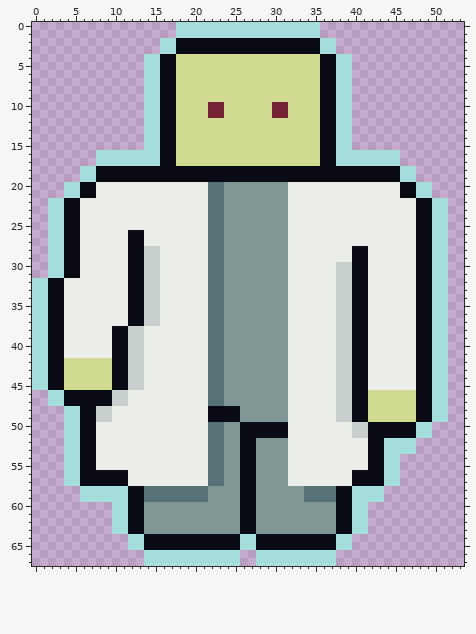
Sprite sheet: core/assets/images/included/enemies/boss0/runS1.png. Above is the file before it was changed.
The file is 54x68 pixels.
The result:
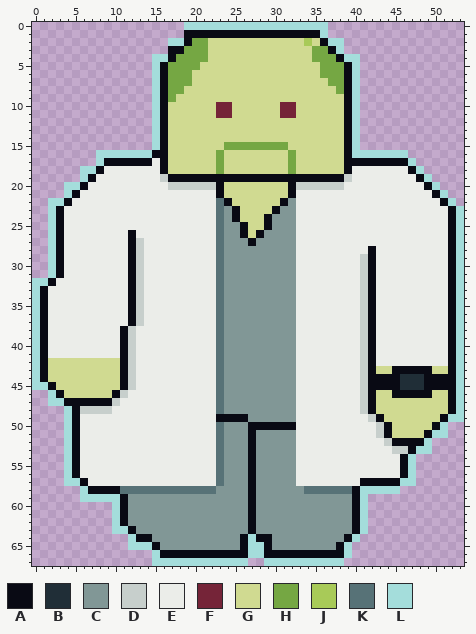
Palette (. is transparent): A #090a14  B #202e37  C #819796  D #c7cfcc  E #ebede9  F #752438  G #d0da91  H #75a743  J #a8ca58  K #577277  L #a4dddb
Changes in this commit:
y 0: x 18 L -> .; x 36 . -> L
y 1: x 18..36 LLLLLLLLLLLLLLLLLL. -> .AAAAAAAAAAAAAAAAAL
y 2: x 16 L -> .; x 18 A -> L; x 20..36 AAAAAAAAAAAAAAAAL -> HHGGGGGGGGGGGGJGA; x 38 . -> L
y 3: x 16..17 LL -> .A; x 19..38 AAAAAAAAAAAAAAAAALL. -> HHHGGGGGGGGGGGGGHHAL
y 4: x 14 L -> .; x 16 A -> L; x 18..21 GGGG -> HHHH; x 35..38 GAAL -> HHHA; x 40 . -> L
y 5: x 14 L -> .; x 17..20 AGGG -> HHHH; x 36..40 AALL. -> HHHAL
y 6: x 14 L -> .; x 17..19 AGG -> HHH; x 36..40 AALL. -> HHHAL
y 7: x 14 L -> .; x 17..19 AGG -> HHH; x 36..40 AALL. -> GHHAL
y 8: x 14 L -> .; x 17..18 AG -> HH; x 36..40 AALL. -> GGHAL
y 9: x 14 L -> .; x 17 A -> H; x 36..40 AALL. -> GGGAL
y 10..11: x 14 L -> .; x 17 A -> G; x 22 F -> G; x 24 G -> F; x 30 F -> G; x 32 G -> F; x 36..40 AALL. -> GGGAL
y 12..14: x 14 L -> .; x 17 A -> G; x 36..40 AALL. -> GGGAL
y 15: x 14 L -> .; x 17 A -> G; x 24..31 GGGGGGGG -> HHHHHHHH; x 36..40 AALL. -> GGGAL
y 16: x 15 L -> A; x 17 A -> G; x 23 G -> H; x 32 G -> H; x 36..39 AALL -> GGGA; x 46 . -> L
y 17: x 9..15 LLLLLLL -> AAAAAAE; x 17 A -> G; x 23 G -> H; x 32 G -> H; x 36..47 AALLLLLLLL.. -> GGGAAAAAAAAL
y 18: x 9..15 AAAAAAA -> EEEEEEE; x 17..38 AAAAAAAAAAAAAAAAAAAAAA -> GGGGGGHGGGGGGGGHGGGGGG; x 40..48 AAAAAALL. -> EEEEEEEAL
y 19: x 7..16 LAAAAAAAAA -> AEEEEEEEED; x 39..49 AAAAAAALL.. -> DEEEEEEEEAL
y 20: x 7 A -> E; x 17..38 EEEEEKKCCCCCCCCEEEEEEE -> DDDDDDAGGGGGGGGADDDDDD; x 46..50 AALL. -> EEEAL
y 21: x 5..7 LAA -> AEE; x 22..32 KKCCCCCCCCE -> EAGGGGGGGGA; x 46..51 AALL.. -> EEEEAL
y 22: x 5 A -> E; x 22 K -> E; x 24..32 CCCCCCCCE -> AGGGGGGAC; x 48..52 AALL. -> EEEAL
y 23: x 3..5 LAA -> AEE; x 22 K -> E; x 25..30 CCCCCC -> AGGGGA; x 32 E -> C; x 48..53 AALL.. -> EEEEAL
y 24: x 3..5 LAA -> AEE; x 22 K -> E; x 25..29 CCCCC -> AGGGA; x 32 E -> C; x 48..53 AALL.. -> EEEEAL
y 25: x 3..5 LAA -> AEE; x 22 K -> E; x 26..29 CCCC -> AGGA; x 32 E -> C; x 48..53 AALL.. -> EEEEAL
y 26: x 3..5 LAA -> AEE; x 13 A -> E; x 22 K -> E; x 26..28 CCC -> AGA; x 32 E -> C; x 48..53 AALL.. -> EEEEAL
y 27: x 3..5 LAA -> AEE; x 13 A -> D; x 22 K -> E; x 27 C -> A; x 32 E -> C; x 48..53 AALL.. -> EEEEAL
y 28: x 3..5 LAA -> AEE; x 13..15 ADD -> DEE; x 22 K -> E; x 32 E -> C; x 40..42 AAE -> EEA; x 48..53 AALL.. -> EEEEAL
y 29: x 3..5 LAA -> AEE; x 13..15 ADD -> DEE; x 22 K -> E; x 32 E -> C; x 40..42 AAE -> EDA; x 48..53 AALL.. -> EEEEAL
y 30..31: x 3..5 LAA -> AEE; x 13..15 ADD -> DEE; x 22 K -> E; x 32 E -> C; x 38..42 DDAAE -> EEEDA; x 48..53 AALL.. -> EEEEAL
y 32: x 3 A -> E; x 13..15 ADD -> DEE; x 22 K -> E; x 32 E -> C; x 38..42 DDAAE -> EEEDA; x 48..53 AALL.. -> EEEEAL
y 33..37: x 1..3 LAA -> AEE; x 13..15 ADD -> DEE; x 22 K -> E; x 32 E -> C; x 38..42 DDAAE -> EEEDA; x 48..53 AALL.. -> EEEEAL
y 38..41: x 1..3 LAA -> AEE; x 10 A -> E; x 13 D -> E; x 22 K -> E; x 32 E -> C; x 38..42 DDAAE -> EEEDA; x 48..53 AALL.. -> EEEEAL
y 42: x 1..3 LAA -> AGG; x 10 A -> G; x 13 D -> E; x 22 K -> E; x 32 E -> C; x 38..42 DDAAE -> EEEDA; x 48..53 AALL.. -> EEEEAL
y 43: x 1..3 LAA -> AGG; x 10 A -> G; x 13 D -> E; x 22 K -> E; x 32 E -> C; x 38..47 DDAAEEEEEE -> EEEDAGGAAA; x 50..53 LL.. -> GGAL
y 44: x 1..3 LAA -> AGG; x 10 A -> G; x 13 D -> E; x 22 K -> E; x 32 E -> C; x 38..48 DDAAEEEEEEA -> EEEDAAAABBB; x 50..53 LL.. -> AAAL
y 45: x 3 A -> G; x 10 A -> G; x 13 D -> E; x 22 K -> E; x 32 E -> C; x 38..48 DDAAEEEEEEA -> EEEDAAAABBB; x 50..53 LL.. -> AAAL
y 46: x 3..10 LAAAAAAD -> AGGGGGGA; x 22 K -> E; x 32 E -> C; x 38..42 DDAAG -> EEEDA; x 45..47 GGG -> AAA; x 50..53 LL.. -> GGAL
y 47: x 11 D -> E; x 22 K -> E; x 32 E -> C; x 38..42 DDAAG -> EEEDA; x 48..53 AALL.. -> GGGGAL
y 48: x 5..7 LAA -> ADD; x 22..25 AAAA -> EKCC; x 32 E -> C; x 38..42 DDAAG -> EEEDA; x 48..53 AALL.. -> GGGGAL
y 49: x 5..9 LAADD -> AEEEE; x 22 A -> E; x 26 C -> A; x 32 E -> C; x 38..43 DDAAGG -> EEEEDA; x 48..53 AALL.. -> GGGALL
y 50: x 5..7 LAA -> AEE; x 22 K -> E; x 26 A -> C; x 32 E -> A; x 40..43 DDAA -> EEED; x 45..51 AAALL.. -> GGGGGAL
y 51: x 5..7 LAA -> AEE; x 22 K -> E; x 26 A -> C; x 28..32 AAAAE -> CCCCC; x 40..43 DDAA -> EEED; x 45..51 AAALL.. -> GGGGALL
y 52: x 5..7 LAA -> AEE; x 22 K -> E; x 26 A -> C; x 32 E -> C; x 42..49 AALLLL.. -> EEDAAAAL
y 53: x 5..7 LAA -> AEE; x 22 K -> E; x 26 A -> C; x 32 E -> C; x 42..49 AALLLL.. -> EEEDDALL
y 54..55: x 5..7 LAA -> AEE; x 22 K -> E; x 26 A -> C; x 32 E -> C; x 42..47 AALL.. -> EEEEAL
y 56: x 5..11 LAAAAAA -> AEEEEEE; x 22 K -> E; x 26 A -> C; x 32 E -> C; x 40..47 AAAALL.. -> EEEEEEAL
y 57: x 7..11 AAAAA -> EEEEE; x 22 K -> E; x 26 A -> C; x 32 E -> C; x 40 A -> E; x 44..47 LL.. -> AALL
y 58: x 7..13 LLLLLAA -> AAAAKKK; x 22 C -> K; x 26 A -> C; x 38..40 AAL -> KKA; x 44..45 .. -> LL
y 59: x 11..21 LAAKKKKKKKK -> ACCCCCCCCCC; x 26 A -> C; x 34..40 KKKKAAL -> CCCCCCA; x 42..43 LL -> ..
y 60..62: x 11..13 LAA -> ACC; x 26 A -> C; x 38..40 AAL -> CCA
y 63: x 13 A -> C; x 26 A -> C; x 38..40 AAL -> CCA
y 64: x 13 L -> A; x 15..26 AAAAAAAAAAAL -> CCCCCCCCCCCA; x 30..40 AAAAAAAALL. -> CCCCCCCCCAL
y 65: x 14 A -> L; x 16..26 AAAAAAAAAAL -> CCCCCCCCCCA; x 28 A -> L; x 30..38 AAAAAAAAL -> CCCCCCCCA
y 66: x 14 L -> .; x 16..27 LLLLLLLLLL.. -> AAAAAAAAAAAL; x 29..39 LLLLLLLLL.. -> AAAAAAAAAAL
y 67: x 14 L -> .; x 26 . -> L; x 28 L -> .; x 38 . -> L
Pixel boxes of the changes (left, top, right, bottom) in both pictures:
changed: (40, 22, 464, 566)
